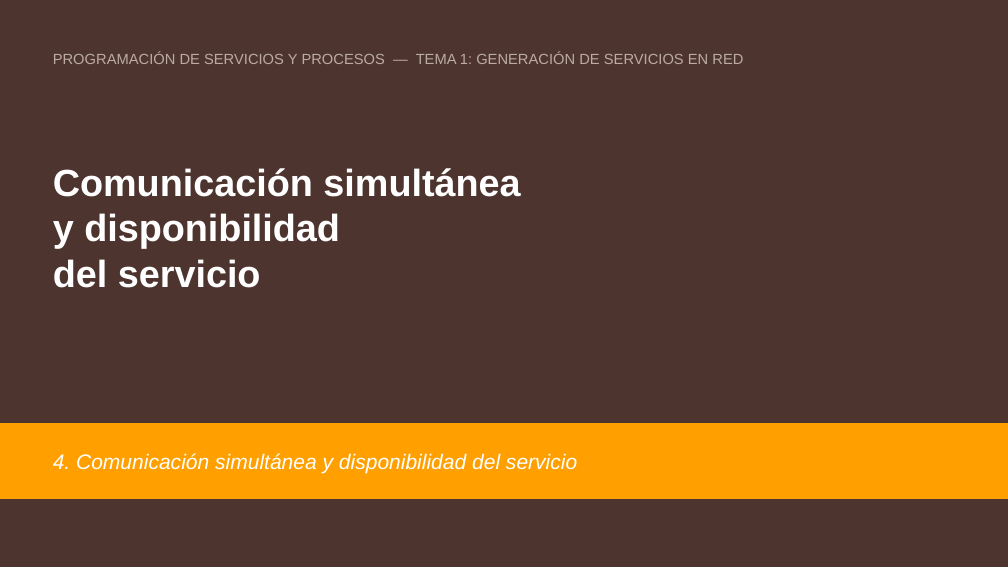
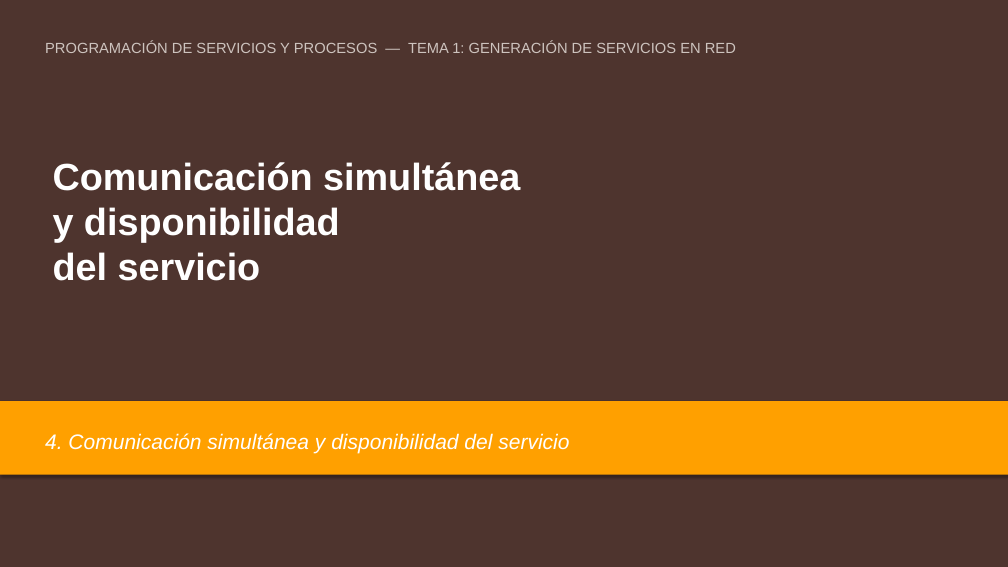
Before and after one commit to aitorventura/programacion-servicios-procesos, a slide deck: slide 1 of docs/tema1/diapositivas/actuator-disponibilidad.pptx. Drawn at 1008x567 pixels with LibreOffice and Linux fonts; fonts in the diff are those of the drawing. Boxes give left, top, right and bottom in pixels: in the first picture for what was removed or moved away, otherwise in the second. Text is boxed around its words. In the diff, an @@ line names an element or a change of style, - is before the commit and + after.

```diff
--- a/docs/tema1/diapositivas/actuator-disponibilidad.pptx
+++ b/docs/tema1/diapositivas/actuator-disponibilidad.pptx
@@ text "PROGRAMACIÓN DE SERVICIOS Y PROCESOS ..." at [45, 41, 736, 53]: text colour #BCAAA4 to #CDC3BE; vertical alignment middle to top @@
@@ text "Comunicación simultánea y disponibilidad del ..." at [53, 162, 520, 281]: vertical alignment middle to top @@
@@ text at [53, 162, 520, 281]: text changed @@
-Comunicación simultánea
-y disponibilidad
-del servicio
+Comunicación simultánea
+y disponibilidad
+del servicio
@@ rectangle: place and size @@
-rectangle at [0, 423, 1008, 499]
+rectangle at [0, 402, 1008, 475]
@@ rectangle at [0, 402, 1008, 475]: outline #FFA000 1 pt to none; shadow on @@
@@ text "4. Comunicación simultánea y disponibilidad ..." at [45, 433, 569, 453]: vertical alignment middle to top @@
```
Also in this commit, not shown: 3 other slides changed, 8 slides added, 16 slides removed.
